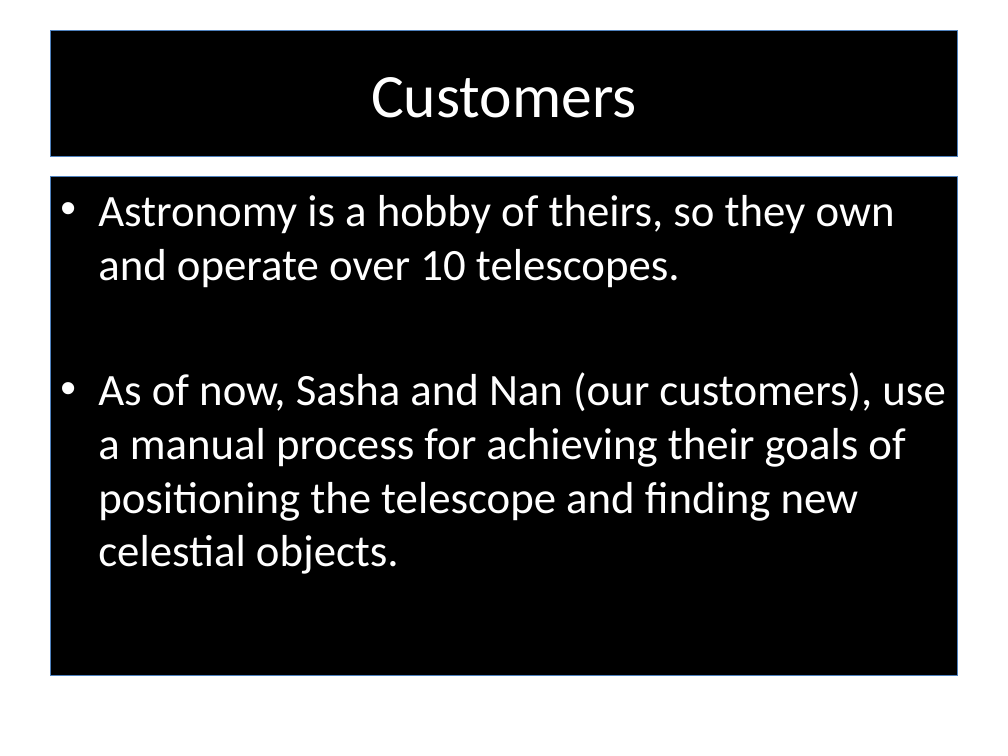
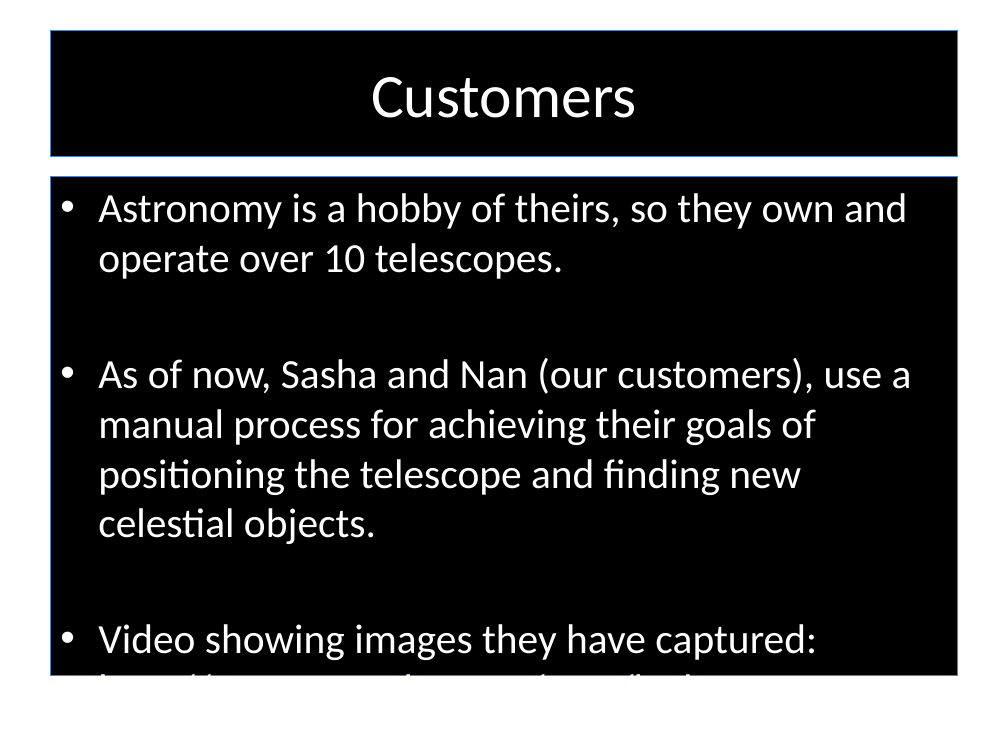
Before and after one commit to RedTeamCOSC470/Documentation, a slide deck: slide 5 of Stargazer.pptx. Drawn at 1008x756 pixels with LibreOffice and Linux fonts; fonts in the diff are those of the drawing; background and template pictures are left out. Boxes give left, top, right and bottom in pixels: in the first picture for what was removed or moved away, otherwise in the second. Text is boxed around its words. In the diff, an @@ line names an element or a change of style, - is before the commit and + after.

```diff
--- a/Stargazer.pptx
+++ b/Stargazer.pptx
@@ text at (98,193,912,544): size 32 to 29.6 pt in "Astronomy is a hobby of theirs, so ...", "As of now, Sasha and Nan (our ..." @@
@@ text at (98,624,817,676): paragraph added @@
+• Video showing images they have captured: http://www.youtube.com/user/lyuks
```
Also in this commit, not shown: 2 other slides changed, 2 other files.
